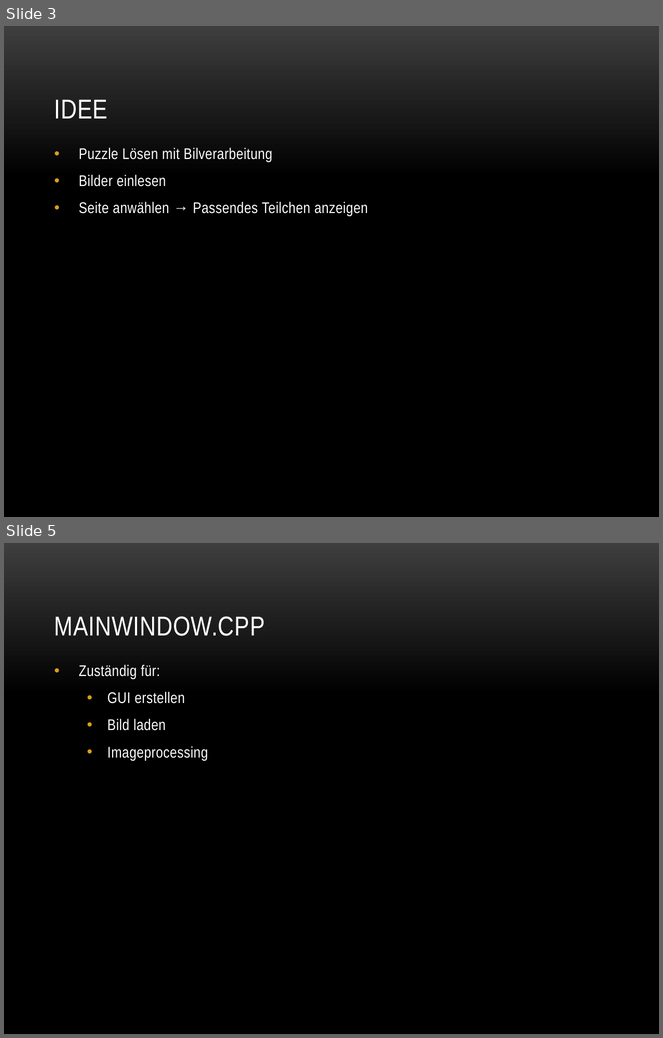
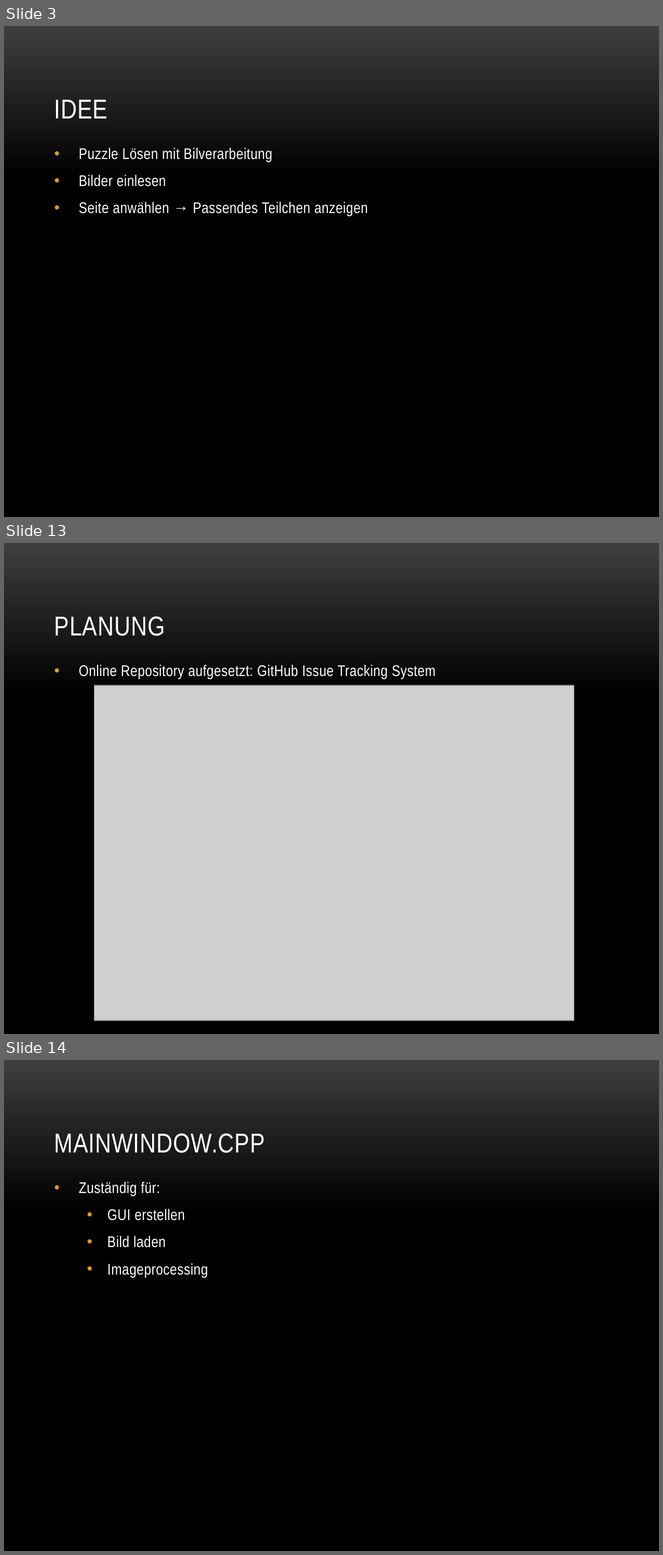
Before and after one commit to baertschi/Puzzle, a slide deck: Doku/Puzzle.pptx. Shown one above the other, each under a label of ours: slides 3 and 5 before the commit, slides 3, 13 and 14 after it; the slides between them are not shown. The pictures are 663x1038 and 663x1555 pixels, drawn with LibreOffice and Linux fonts; fonts in the diff are those of the drawing; grey boxes stand for pictures; background and template pictures are left out. Boxes give left, top, right and bottom in pixels: in the first picture for what was removed or moved away, otherwise in the second. Text is boxed around its words. In the diff, an @@ line names an element or a change of style, - is before the commit and + after.

Commit message:
added pictures to the ppt, modified Aufteilung.docx to the beginning

```diff
--- a/Doku/Puzzle.pptx
+++ b/Doku/Puzzle.pptx
@@ slide 13 added at [4, 543, 659, 1034], background picture (left out) @@
@@ title added at [54, 616, 165, 636], 30 pt, text #FFFFFF @@
+PLANUNG
@@ text added at [79, 665, 436, 679], 17 pt, text #FFFFFF @@
+• Online Repository aufgesetzt: GitHub Issue Tracking System
@@ picture added at [94, 686, 574, 1021] @@
@@ what was slide 5 is now slide 14 @@
```
Also in this commit, not shown: 1 slide changed, 8 other slides added, 1 other file.
